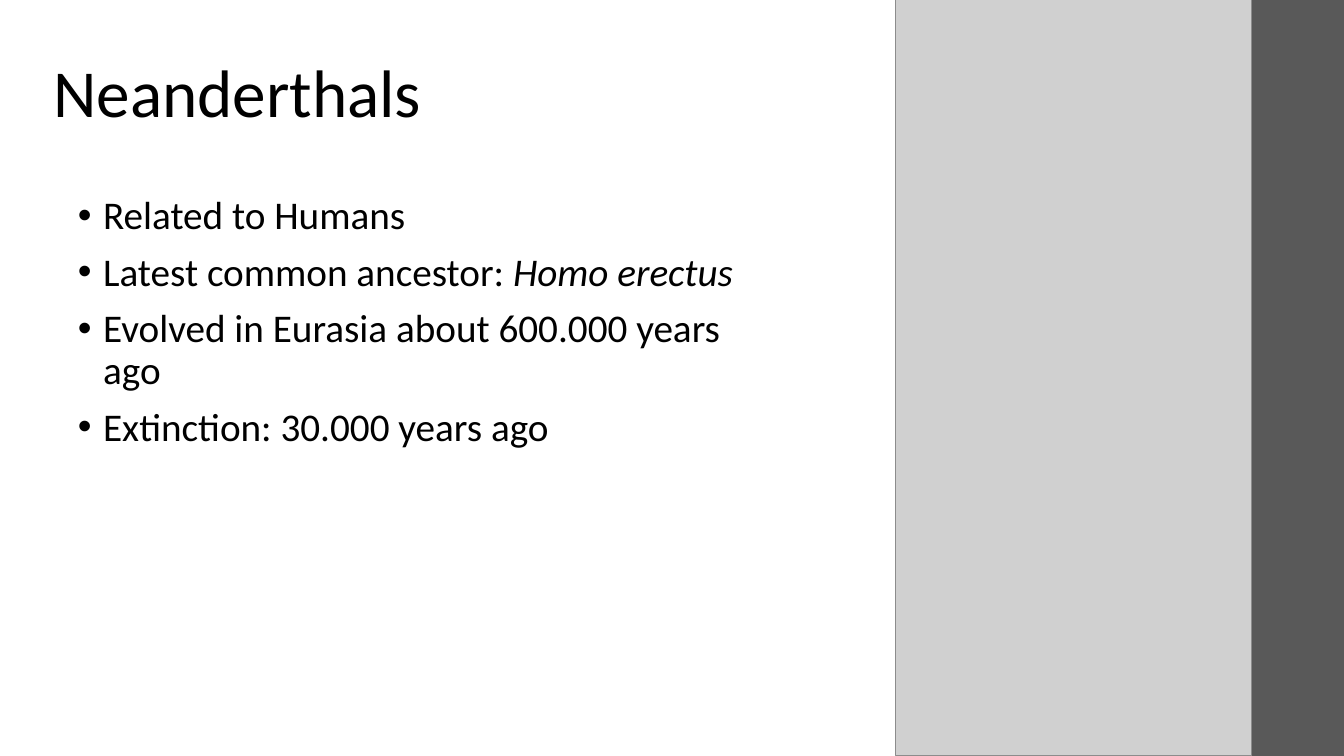
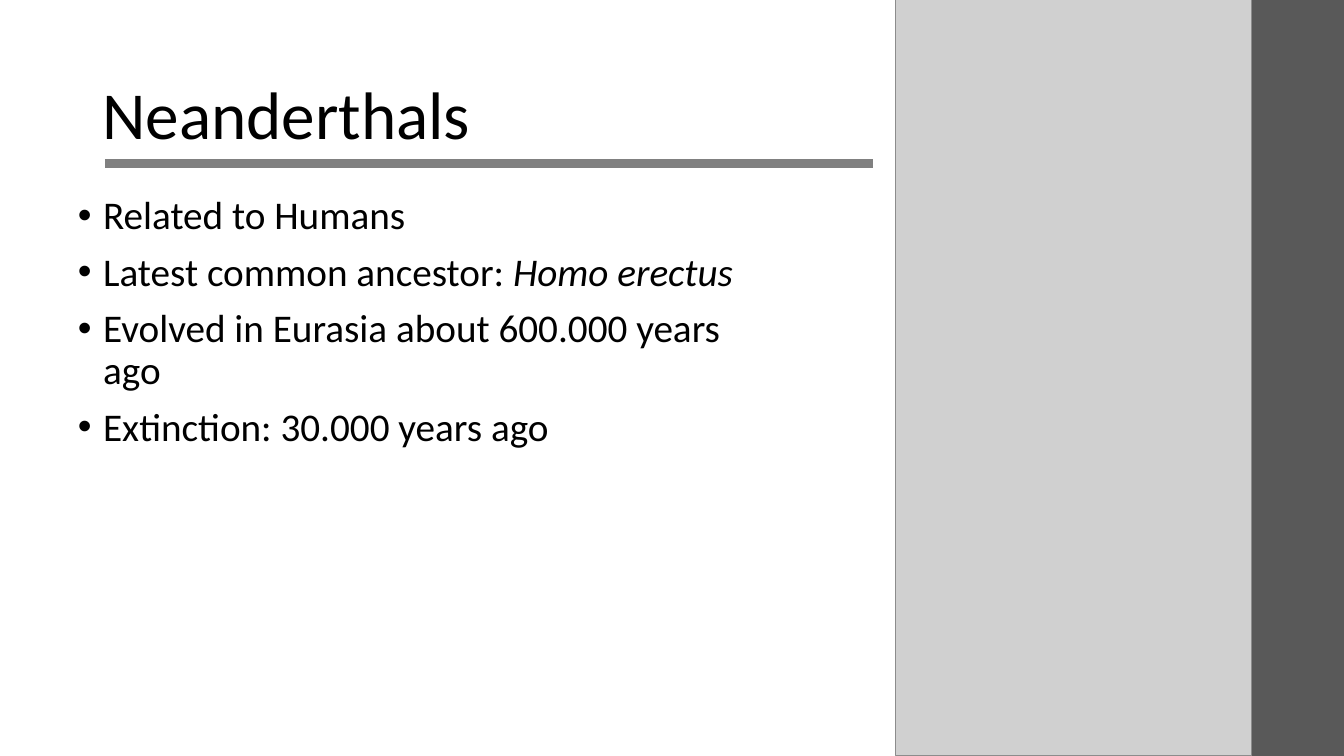
Before and after one commit to laksannathan/Biopython, a slide deck: slide 3 of humans_demo/Humans.pptx. Drawn at 1344x756 pixels with LibreOffice and Linux fonts; fonts in the diff are those of the drawing; grey boxes stand for pictures. Boxes give left, top, right and bottom in pixels: in the first picture for what was removed or moved away, otherwise in the second. Text is boxed around its words. In the diff, an @@ line names an element or a change of style, - is before the commit and + after.

```diff
--- a/humans_demo/Humans.pptx
+++ b/humans_demo/Humans.pptx
@@ text "Neanderthals": place and size @@
-text "Neanderthals" at (53,70,421,118)
+text "Neanderthals" at (102,92,470,140)
@@ line added from (105, 163) to (873, 163), #808080 6 pt @@
```
Also in this commit, not shown: 7 other slides changed, 1 slide added, 1 slide removed, 1 other file.
